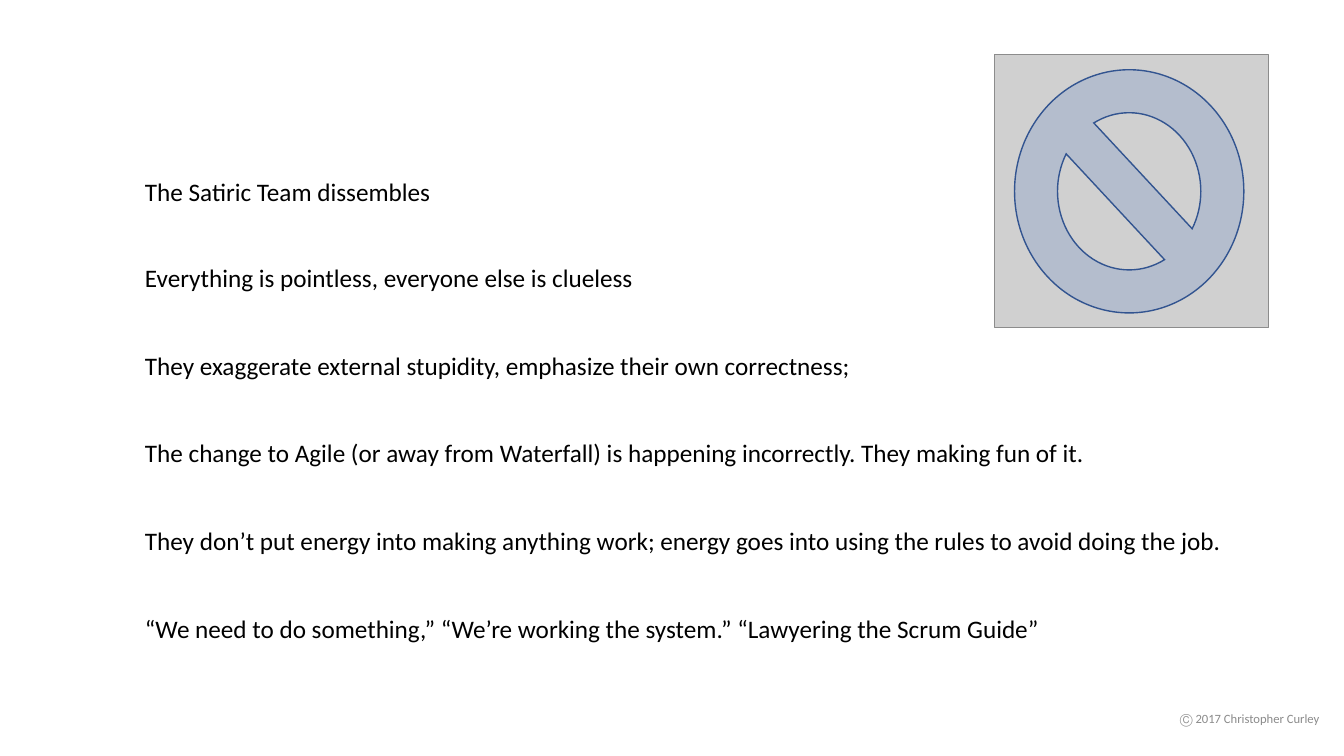
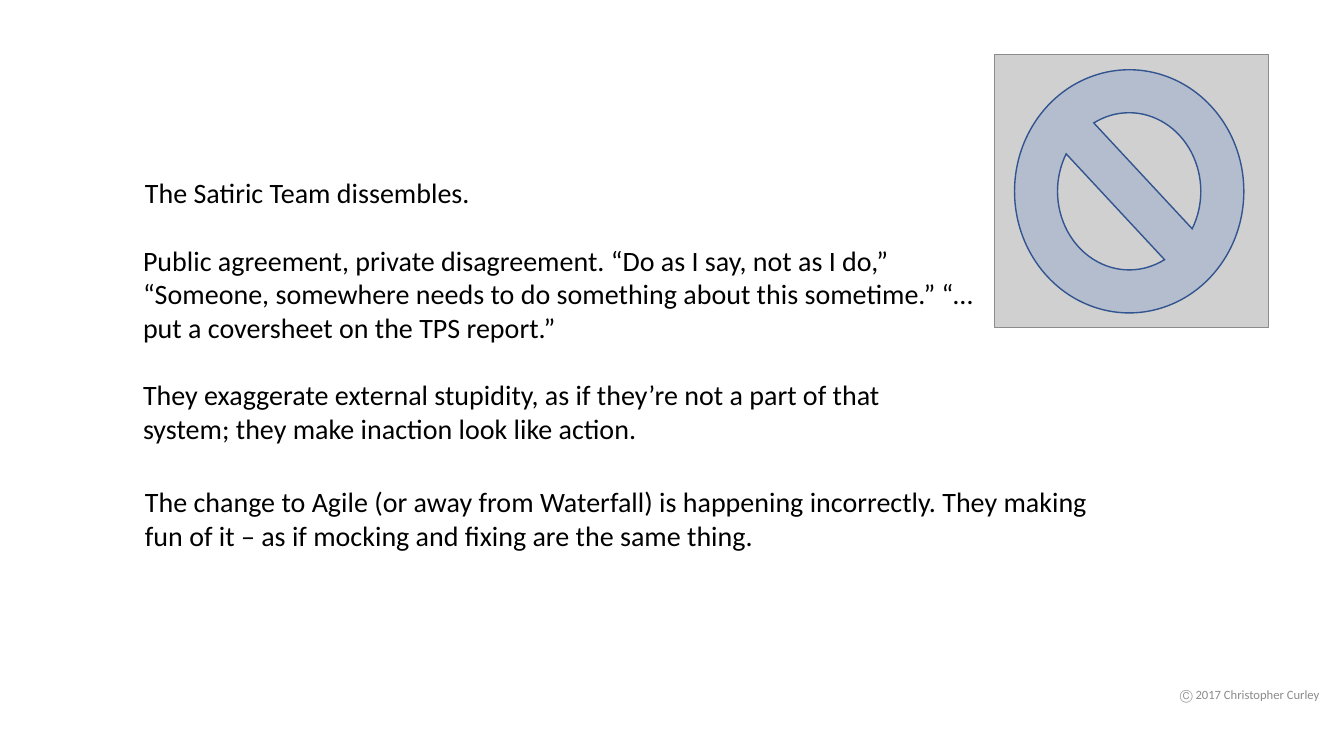
Before and after one commit to ccurley/presos, a slide deck: slide 19 of Agile Attitudes.v2.pptx. Drawn at 1344x756 pixels with LibreOffice and Linux fonts; fonts in the diff are those of the drawing; grey boxes stand for pictures. Boxes give left, top, right and bottom in pixels: in the first picture for what was removed or moved away, otherwise in the second. Text is boxed around its words. In the diff, an @@ line names an element or a change of style, - is before the commit and + after.

```diff
--- a/Agile Attitudes.v2.pptx
+++ b/Agile Attitudes.v2.pptx
@@ text at <box>145,183,470,204</box>: text changed; size 18 to 20 pt @@
-The Satiric Team dissembles
+The Satiric Team dissembles.
@@ text at <box>143,251,936,343</box>: text changed; size 18 to 20 pt @@
-“We need to do something,” “We’re working the system.” “Lawyering the Scrum Guide”
+Public agreement, private disagreement. “Do as I say, not as I do,” “Someone, somewhere needs to do something about this sometime.” “…put a coversheet on the TPS report.”
@@ text removed at <box>145,269,632,292</box> @@
-Everything is pointless, everyone else is clueless
@@ text at <box>143,385,880,444</box>: text changed; size 18 to 20 pt @@
-They exaggerate external stupidity, emphasize their own correctness;
+They exaggerate external stupidity, as if they’re not a part of that system; they make inaction look like action.
@@ text at <box>145,491,1087,551</box>: text changed; size 18 to 20 pt @@
-The change to Agile (or away from Waterfall) is happening incorrectly. They making fun of it.
+The change to Agile (or away from Waterfall) is happening incorrectly. They making fun of it – as if mocking and fixing are the same thing.
@@ text removed at <box>145,532,1220,555</box> @@
-They don’t put energy into making anything work; energy goes into using the rules to avoid doing the job.
@@ text "Ⓒ 2017 Christopher Curley": place and size @@
-text "Ⓒ 2017 Christopher Curley" at <box>1180,714,1320,727</box>
+text "Ⓒ 2017 Christopher Curley" at <box>1180,690,1320,703</box>
```
Also in this commit, not shown: 5 other slides changed.
